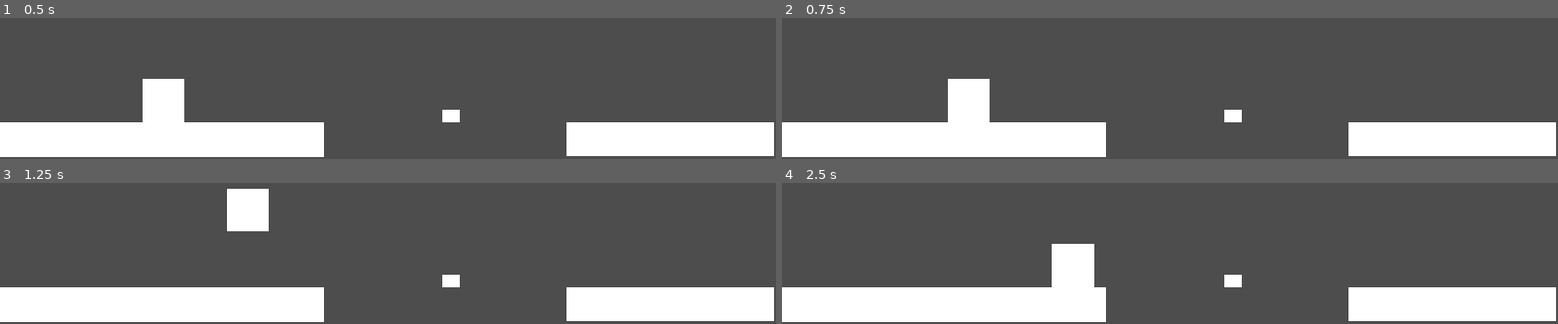
Above: before the commit, frames 1-4 (two rows, left to right).
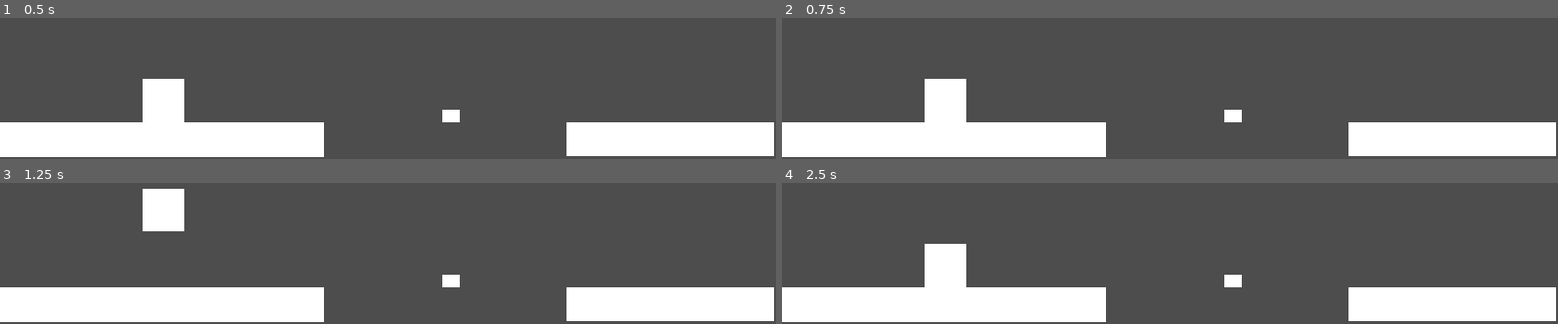
Above: after the commit, the same moments.

Repository: mana-brush/jump
Game: Godot game, scene res://main.tscn
The game is run twice, just before and just after one commit, with the same random seed, the same clock (stepped at 60 frames per second) and the same inputs.
Inputs:
- Up to frame 1 (0.5 s): no input
- Up to frame 2 (0.75 s): tap Enter at 0.5 s; hold Right (ui_right) from 0.53 s (still down); tap E (latch) at 0.6 s
- Up to frame 3 (1.25 s): keep holding Right (ui_right); tap Space (ui_select) at 0.77 s
- Up to frame 4 (2.5 s): tap E (latch) at 1.35, 2.1 s; tap Space (ui_select) at 1.52 s; release Right (ui_right) at 2.03 s; hold Left (ui_left) from 2.03 s (still down)

Frame 1 is identical in both runs. In frame 2, 1.8% of the frame differs, in the area x 18-27%, y 43-74%; in frame 3, 3.2%; in frame 4, 3.4%, in the area x 18-41%, y 43-74%.

Commit message:
adjusted latch point posiiton

Diff:
--- a/character.gd
+++ b/character.gd
@@ -5,9 +5,13 @@
 const SPEED = 200.0
 const JUMP_VELOCITY = -400.0
 const GRAVITY = 900.0
+const LATCH_SPEED = 10.0
+
+var latch_target_position: Vector2
 
 enum State {
 	NORMAL,
+	LATCHING,
 	HANGING
 }
 
@@ -25,8 +29,9 @@
 			handle_movement(delta)
 
 			if current_latch_point and Input.is_action_just_pressed("latch"):
-				latch_to_point()
-
+				latch_to_point(delta)
+		State.LATCHING:
+			handle_latching(delta)
 		State.HANGING:
 			handle_hanging()
 
@@ -42,7 +47,7 @@
 	if is_on_floor() and Input.is_action_just_pressed("ui_select"):
 		velocity.y = JUMP_VELOCITY
 
-	var direction = Input.get_axis("ui_left", "ui_right")
+	var direction = Input.get_axis("move_left", "move_right")
 	velocity.x = direction * SPEED
 
 	move_and_slide()
@@ -51,13 +56,23 @@
 # -------------------------
 # 🧲 LATCH
 # -------------------------
-func latch_to_point():
-	state = State.HANGING
+func latch_to_point(delta):
+	state = State.LATCHING
 	velocity = Vector2.ZERO
 
-	var snap_position = current_latch_point.get_node("SnapPoint").global_position
-	global_position = snap_position
+	latch_target_position = current_latch_point.get_node("SnapPoint").global_position
 
+func handle_latching(delta):
+	# Smooth movement toward target
+	global_position = global_position.lerp(
+		latch_target_position,
+		LATCH_SPEED * delta
+	)
+
+	# Check if close enough
+	if global_position.distance_to(latch_target_position) < 2.0:
+		global_position = latch_target_position
+		state = State.HANGING
 
 # -------------------------
 # 🪜 HANGING
@@ -72,7 +87,7 @@
 		velocity.y = JUMP_VELOCITY
 
 	# Optional: drop
-	elif Input.is_action_just_pressed("ui_down"):
+	elif Input.is_action_just_pressed("move_down"):
 		state = State.NORMAL
 		velocity.y = 100
 
--- a/latch_point.tscn
+++ b/latch_point.tscn
@@ -21,7 +21,7 @@
 shape = SubResource("RectangleShape2D_xrk45")
 
 [node name="SnapPoint" type="Marker2D" parent="." unique_id=1380502896]
-position = Vector2(0, -20)
+position = Vector2(0, -26)
 
 [node name="LatchArea" type="Area2D" parent="." unique_id=1100093621]
 
--- a/project.godot
+++ b/project.godot
@@ -28,6 +28,26 @@
 "events": [Object(InputEventKey,"resource_local_to_scene":false,"resource_name":"","device":-1,"window_id":0,"alt_press …(192 unchanged characters)…
 ]
 }
+move_up={
+"deadzone": 0.2,
+"events": [Object(InputEventKey,"resource_local_to_scene":false,"resource_name":"","device":-1,"window_id":0,"alt_pressed":false,"shift_pressed":false,"ctrl_pressed":false,"meta_pressed":false,"pressed":false,"keycode":0,"physical_keycode":87,"key_label":0,"unicode":119,"location":0,"echo":false,"script":null)
+]
+}
+move_down={
+"deadzone": 0.2,
+"events": [Object(InputEventKey,"resource_local_to_scene":false,"resource_name":"","device":-1,"window_id":0,"alt_pressed":false,"shift_pressed":false,"ctrl_pressed":false,"meta_pressed":false,"pressed":false,"keycode":0,"physical_keycode":83,"key_label":0,"unicode":115,"location":0,"echo":false,"script":null)
+]
+}
+move_left={
+"deadzone": 0.2,
+"events": [Object(InputEventKey,"resource_local_to_scene":false,"resource_name":"","device":-1,"window_id":0,"alt_pressed":false,"shift_pressed":false,"ctrl_pressed":false,"meta_pressed":false,"pressed":false,"keycode":0,"physical_keycode":65,"key_label":0,"unicode":97,"location":0,"echo":false,"script":null)
+]
+}
+move_right={
+"deadzone": 0.2,
+"events": [Object(InputEventKey,"resource_local_to_scene":false,"resource_name":"","device":-1,"window_id":0,"alt_pressed":false,"shift_pressed":false,"ctrl_pressed":false,"meta_pressed":false,"pressed":false,"keycode":0,"physical_keycode":68,"key_label":0,"unicode":100,"location":0,"echo":false,"script":null)
+]
+}
 
 [physics]
 
